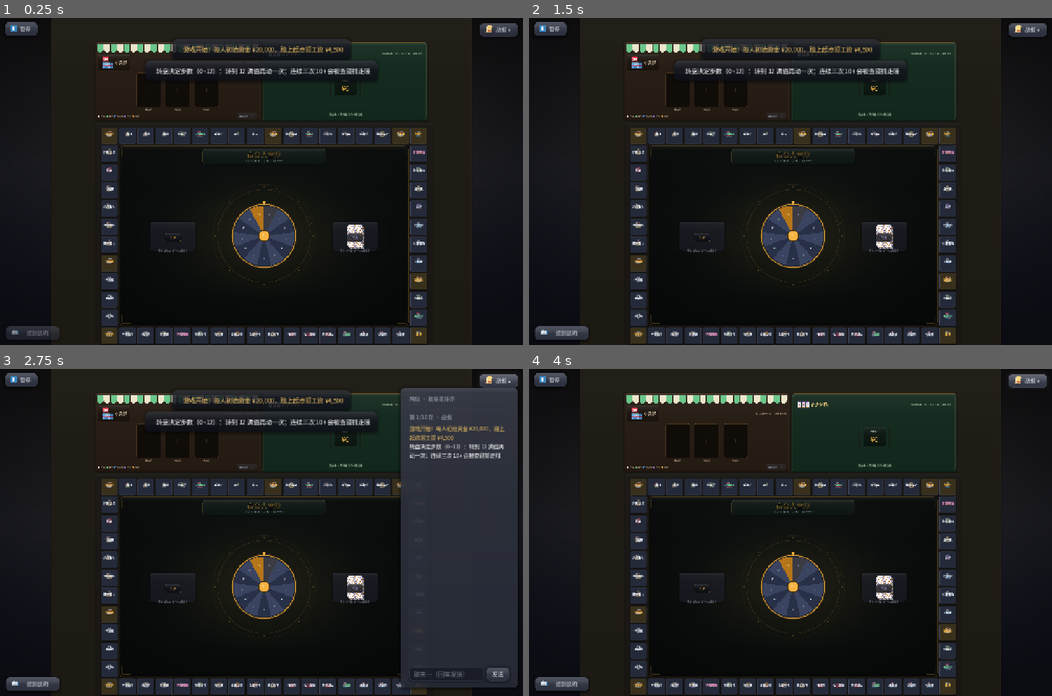
Above: before the commit, frames 1-4 (two rows, left to right).
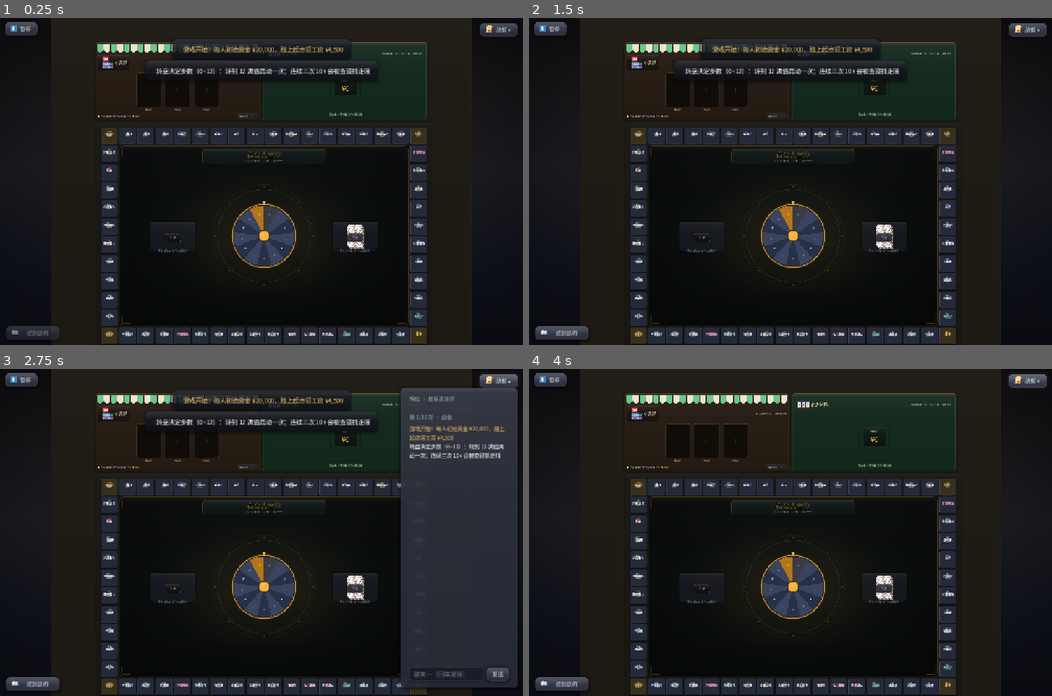
Above: after the commit, the same moments.

Repository: Lousync/dorm-monopoly
Game: Godot game, scene res://scenes/game.tscn
Same seed, same stepped clock (60 frames per second), same inputs: the game is played once before the commit and once after it. This scene is started directly instead of the project's main scene.
Inputs (mouse positions are in pixels of both pictures, inside the frame that each line leads up to):
- Up to frame 1 (0.25 s): no input
- Up to frame 2 (1.5 s): click "暂停" at 0.5 s; click "▶ 继续游戏" at 1.25 s
- Up to frame 3 (2.75 s): click "战报 ▾" at 2 s
- Up to frame 4 (4 s): click (973, 673) at 2.77 s; type "12" at 2.85 s; click "战报 ▴" at 3.5 s

The runs differ from the first frame. In frame 1, 0.6% of the frame differs, in the area x 19-82%, y 33-83%; in frame 2, 0.6%; in frame 3, 0.3%; in frame 4, 0.6%.
Error in both runs: Out of bounds get index '0' (on base: 'Array') (res://scripts/game.gd:889)

Commit message:
修两个真 bug：机器人拥有的地不显示色条；空教室被当成角格
- ① 归属色条对机器人全失效：判「有主」写成了 `owner_id >= 0`，而**机器人 peer 是负数**
  （从 -1 起编号，AGENTS.md 里点名的坑）→ 机器人买的地一条色条都不画，
  只有真人自己的地显示。改为与 `GameData.NO_OWNER` 比较。
  实测（自动对局第 9 轮）：修前 owned_props=18/visible_strips=5，
  修后 owned_props=10/visible_strips=10 —— 一块不落
- ② 空教室被当成角格：角格判定用的是**格型** `type in [..., "rest", ...]`，
  而 `rest`（免费休息）被四角上的卧谈会和沿途 4 个空教室共用，
  于是 4 个空教室也套上了角格的金棕底与金色字。改为按**格子序号**判
  （新增 `GameData.is_corner(idx)`）——现在只有起点 / 宿委会 / 卧谈会 / 查寝是金色
- 测试：hud_test 的色条用例改成覆盖**机器人（负 peer）**；
  之前用 peer 1/2（都是正数）恰好绕过了这个坑，所以没抓到
- 摆拍工具：新增 `freecam` 关键字——文件名带它时不锁镜头，
  `focus_grid` 的拉近才生效，用来复现「玩家自己看到的近景」

验证：12 个套件全绿；自动对局出图确认机器人名下的格子有色条、空教室恢复常规配色

Diff:
--- a/scripts/board_view.gd
+++ b/scripts/board_view.gd
@@ -227,7 +227,7 @@
 func _build_tiles() -> void:
 	for i in GameData.TILES.size():
 		var d: Dictionary = GameData.TILES[i]
-		var corner: bool = d.type in ["start", "jail", "rest", "go_jail"]
+		var corner: bool = GameData.is_corner(i)
 		var base := Color("#38301c") if corner else Color("#242a39")
 		var p := Panel.new()
 		p.position = tile_pos(i) + Vector2(GAP, GAP)
@@ -1640,7 +1640,7 @@
 
 func _animate_tile(i: int, hovered: bool) -> void:
 	var d: Dictionary = GameData.TILES[i]
-	var corner: bool = d.type in ["start", "jail", "rest", "go_jail"]
+	var corner: bool = GameData.is_corner(i)
 	var base := Color("#38301c") if corner else Color("#242a39")
 	var border := Color("#3c4254")
 	var border_w := 1
@@ -1651,7 +1651,10 @@
 		border_w = 2
 	# 归属只由顶带表示：格子的底色与边框始终是无主时的样子（不再有拥有者色边框/底色）
 	if i < _strips.size():
-		var owned := String(d.type) == "property" and owner_id >= 0 and _owner_color_map.has(owner_id)
+		# 判「有主」必须和 NO_OWNER(-100) 比：**机器人 peer 是负数**（-1 起编号），
+		# 写成 owner_id >= 0 会把机器人买的地全部漏掉（本项目踩过的经典坑）
+		var owned := String(d.type) == "property" \
+			and owner_id != GameData.NO_OWNER and _owner_color_map.has(owner_id)
 		var strip := _strips[i] as Panel
 		strip.visible = owned
 		if owned:
--- a/scripts/dev_tools.gd
+++ b/scripts/dev_tools.gd
@@ -360,7 +360,9 @@
 		await get_tree().create_timer(0.25).timeout
 	g.board.fit_overview()
 	await get_tree().create_timer(0.2).timeout
-	g.board.cam_locked = true  # 摆拍期间锁住自动镜头，避免对局推进拽走视角
+	# 摆拍期间默认锁住自动镜头（避免对局推进拽走视角）；文件名带 freecam 时不锁，
+	# 这样后面的 focus_grid 拉近才生效 —— 用来复现「玩家自己看到的近景」
+	g.board.cam_locked = not path.contains("freecam")
 	if g._shot_rot > 0:
 		g.board.rotate_to_edge(g._shot_rot, true)  # 摆拍：转到对应座位的视角
 		await get_tree().create_timer(0.15).timeout
--- a/scripts/game_data.gd
+++ b/scripts/game_data.gd
@@ -171,6 +171,12 @@
 	return out
 
 ## 四角格位置：0 起点(右下) / 34 宿委会(左下) / 56 卧谈会(左上) / 90 查寝(右上)
+## 该格子是不是四个角上的**地标格**（起点 / 宿委会 / 卧谈会 / 查寝）。
+## 注意不能按格型判：`rest` 是「免费休息」，四角上的卧谈会和沿途 4 个空教室共用这个格型，
+## 按格型判会把空教室也当成角格（会套上角格的金棕底与金色字）。
+static func is_corner(idx: int) -> bool:
+	return corner_indices().has(idx)
+
 static func corner_indices() -> Array:
 	var c1 := BOARD_COLS - 1
 	var side := c1 + (BOARD_ROWS - 2)
--- a/tests/hud_test.gd
+++ b/tests/hud_test.gd
@@ -251,6 +251,44 @@
 	_check(pc.y + g.info_panel.size.y < tc.y, "卡片在格子上方（卡底 %.0f / 格 %.0f）"
 		% [pc.y + g.info_panel.size.y, tc.y])
 
+	print("== 归属色条：谁的地都要有，颜色与该玩家的棋子一致 ==")
+	var ts: Dictionary = _state(2, false)
+	# 关键：必须覆盖**机器人**（peer 为负数，从 -1 起编号）。
+	# 之前用 `owner_id >= 0` 判「有主」，把机器人买的地全部漏掉了 —— 真人自己买的地
+	# 有色条、机器人买的全没有，正是玩家看到的现象。这个用例就是为了钉住它。
+	ts.players.append({"peer": -1, "name": "机器人A", "color": 0, "bot": true,
+		"money": 20000, "pos": 1, "alive": true, "skip": 0, "sleep": 0,
+		"stamina": 3, "items": [], "item_used": false})
+	var mine_t := -1
+	var bot_t := -1
+	var free_t := -1
+	for i in ts.tiles.size():
+		if String(GameData.TILES[i].get("type", "")) != "property":
+			continue
+		ts.tiles[i].owner = GameData.NO_OWNER
+		if mine_t < 0:
+			mine_t = i
+			ts.tiles[i].owner = 2          # 乙 = 我（真人，正 peer）
+		elif bot_t < 0:
+			bot_t = i
+			ts.tiles[i].owner = -1         # 机器人（负 peer）
+		elif free_t < 0:
+			free_t = i
+	g.s_state(ts)
+	await process_frame
+	_check(g.board._strips[mine_t].visible, "我买的地：色条显示")
+	_check(g.board._strips[bot_t].visible, "**机器人买的地：我这边也要显示色条（负 peer）**")
+	_check(not g.board._strips[free_t].visible, "无主的地：不显示色条")
+	_check(g.board._strip_cols[mine_t] == GameData.PLAYER_COLORS[1], "我的色条 = 我的棋子色")
+	_check(g.board._strip_cols[bot_t] == GameData.PLAYER_COLORS[0], "机器人的色条 = 它的棋子色")
+	_check(g.board._strips[mine_t].position == Vector2(3, 3), "色条贴在格子左上角（不在文字上）")
+	_check(g.board._strips[mine_t].size.y <= 14.0,
+		"色条只有顶带那么高（实得 %.0f）" % g.board._strips[mine_t].size.y)
+	# 关键：光 visible=true 不代表看得见 —— 没有样式就是一块透明板
+	var strip_sb = g.board._strips[mine_t].get_theme_stylebox("panel")
+	_check(strip_sb is StyleBoxTexture,
+		"色条挂着真正的卡样式（实得 %s）" % ("null" if strip_sb == null else strip_sb.get_class()))
+
 	g.get_tree().paused = false
 	g.free()
 	if fails == 0:
